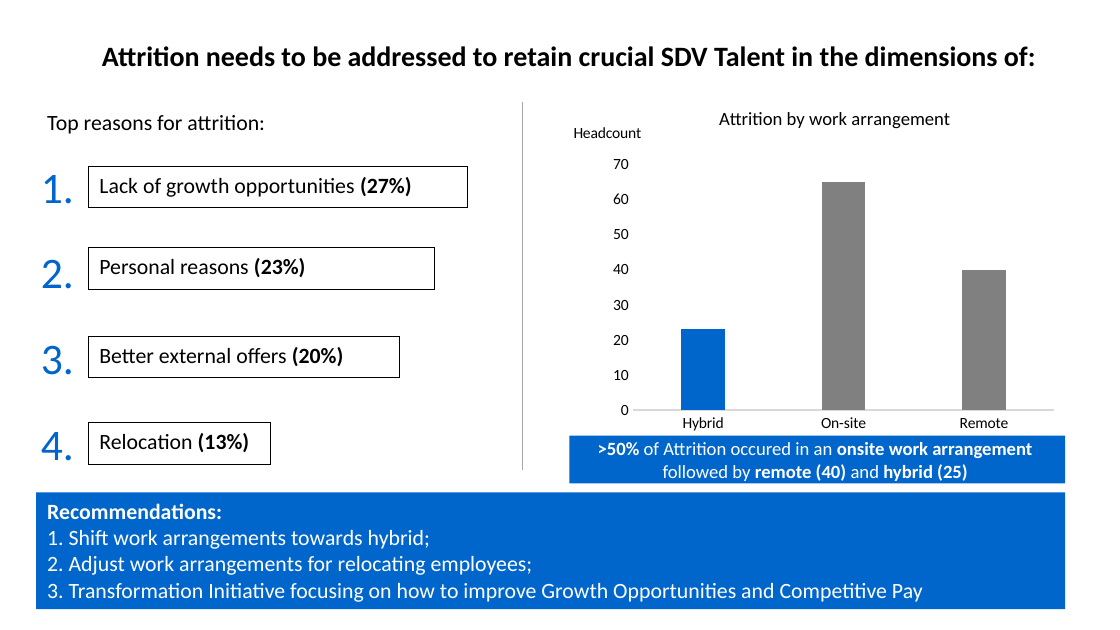
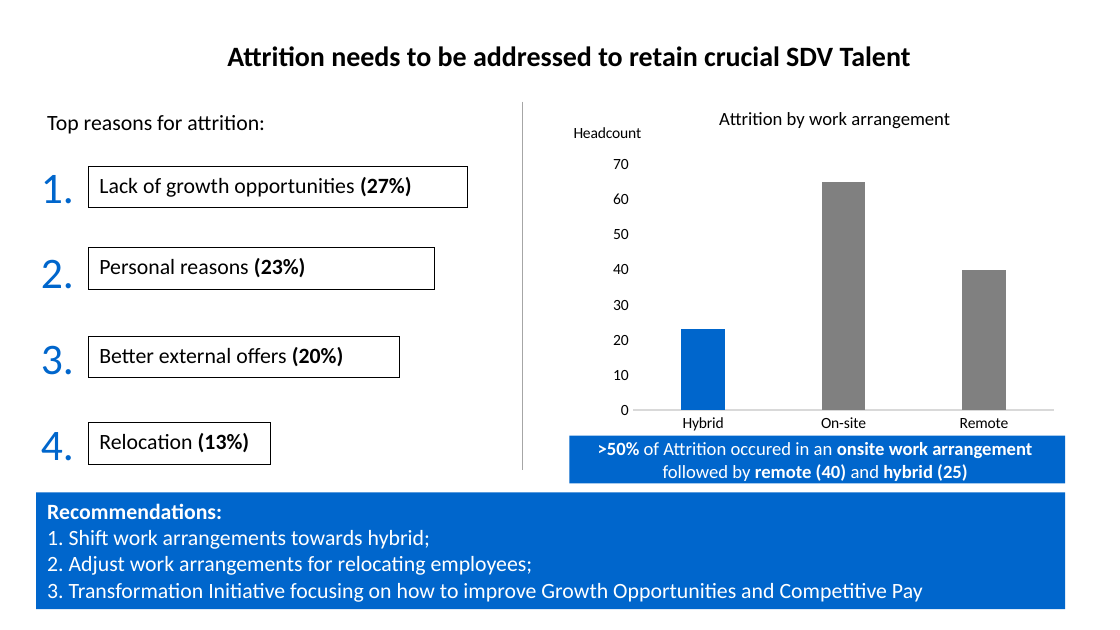
Before and after one commit to sven-friedel/workforce-insights-project, a slide deck: slide 4 of SDV_Talent_Report.pptx. Drawn at 1120x630 pixels with LibreOffice and Linux fonts; fonts in the diff are those of the drawing. Boxes give left, top, right and bottom in pixels: in the first picture for what was removed or moved away, otherwise in the second. Text is boxed around its words. In the diff, an @@ line names an element or a change of style, - is before the commit and + after.

```diff
--- a/SDV_Talent_Report.pptx
+++ b/SDV_Talent_Report.pptx
@@ title at [227, 46, 911, 67]: text changed @@
-Attrition needs to be addressed to retain crucial SDV Talent in the dimensions of:
+Attrition needs to be addressed to retain crucial SDV Talent
```
Also in this commit, not shown: 1 other file.
